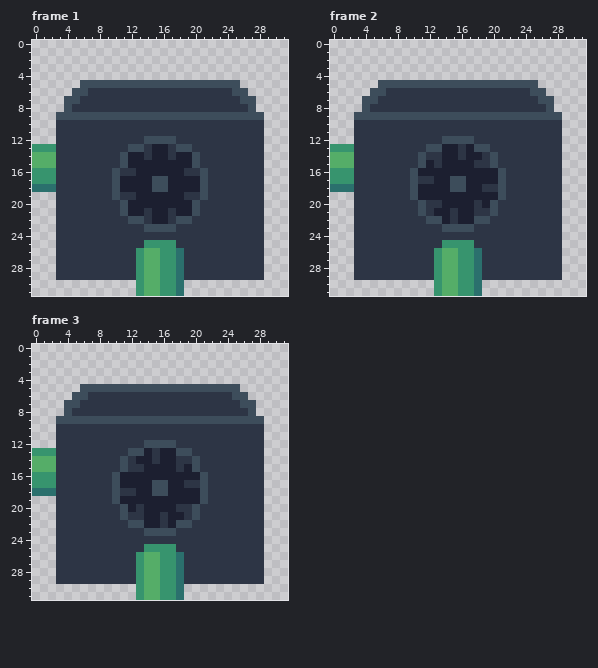
File history of a animated GIF sprite, src/assets/game/grate_machine_1_0_0_1.gif. Above, as it was before the edit.
The file is 32x32 pixels, 3 frames. Shown: frame 1, frame 2, frame 3.
Now the later version:
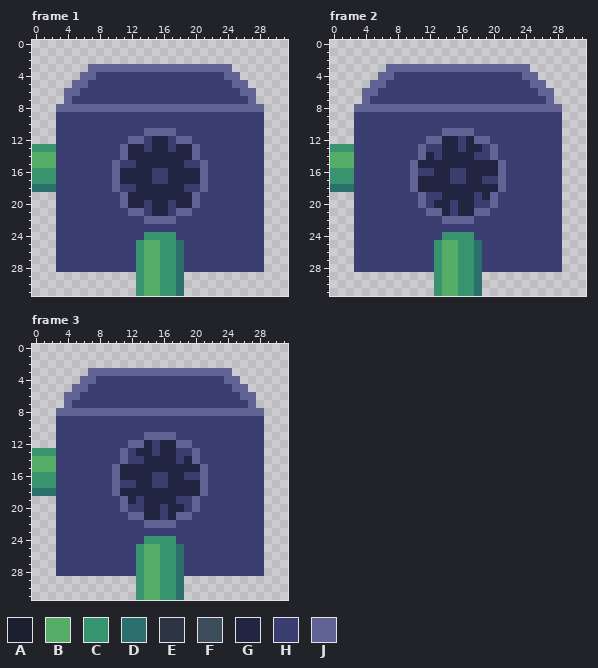
Palette (. is transparent): A #1c1f30  B #55ad68  C #37946e  D #2b706d  E #2d3545  F #3d4d5b  G #222541  H #3a3e70  J #616394
Change:
Changed rows in their new state; - is an unchanged pixel.
Frame 1:
first column x 3:
 3 ----JJJJJJJJJJJJJJJJJJ----
 4 ---JJHHHHHHHHHHHHHHHHJJ---
 5 --JJHHHHHHHHHHHHHHHHHHJJ--
 6 -JJHHHHHHHHHHHHHHHHHHHHJJ-
 7 -JHHHHHHHHHHHHHHHHHHHHHHJ-
 8 JJJJJJJJJJJJJJJJJJJJJJJJJJ
 9 HHHHHHHHHHHHHHHHHHHHHHHHHH
10 HHHHHHHHHHHHHHHHHHHHHHHHHH
11 HHHHHHHHHHHJJJJHHHHHHHHHHH
12 HHHHHHHHHJJHGGHJJHHHHHHHHH
13 HHHHHHHHJGGHGGHGGJHHHHHHHH
14 HHHHHHHHJGGGGGGGGJHHHHHHHH
15 HHHHHHHJHHGGGGGGHHJHHHHHHH
16 HHHHHHHJGGGGHHGGGGJHHHHHHH
17 HHHHHHHJGGGGHHGGGGJHHHHHHH
18 HHHHHHHJHHGGGGGGHHJHHHHHHH
19 HHHHHHHHJGGGGGGGGJHHHHHHHH
20 HHHHHHHHJGGHGGHGGJHHHHHHHH
21 HHHHHHHHHJJHGGHJJHHHHHHHHH
22 HHHHHHHHHHHJJJJHHHHHHHHHHH
23 HHHHHHHHHHHHHHHHHHHHHHHHHH
24 HHHHHHHHHHHCCCCHHHHHHHHHHH
25 HHHHHHHHHHCBB--DHHHHHHHHHH
26 HHHHHHHHHH------HHHHHHHHHH
27 HHHHHHHHHH------HHHHHHHHHH
28 HHHHHHHHHH------HHHHHHHHHH
29 ..........------..........
Frame 2:
first column x 3:
 3 ----JJJJJJJJJJJJJJJJJJ----
 4 ---JJHHHHHHHHHHHHHHHHJJ---
 5 --JJHHHHHHHHHHHHHHHHHHJJ--
 6 -JJHHHHHHHHHHHHHHHHHHHHJJ-
 7 -JHHHHHHHHHHHHHHHHHHHHHHJ-
 8 JJJJJJJJJJJJJJJJJJJJJJJJJJ
 9 HHHHHHHHHHHHHHHHHHHHHHHHHH
10 HHHHHHHHHHHHHHHHHHHHHHHHHH
11 HHHHHHHHHHHJJJJHHHHHHHHHHH
12 HHHHHHHHHJJGGHGJJHHHHHHHHH
13 HHHHHHHHJHHGGHGGHJHHHHHHHH
14 HHHHHHHHJGHGGGGHHJHHHHHHHH
15 HHHHHHHJGGGGGGGGGGJHHHHHHH
16 HHHHHHHJHHGGHHGGGGJHHHHHHH
17 HHHHHHHJGGGGHHGGHHJHHHHHHH
18 HHHHHHHJGGGGGGGGGGJHHHHHHH
19 HHHHHHHHJHHGGGGHGJHHHHHHHH
20 HHHHHHHHJHGGHGGHHJHHHHHHHH
21 HHHHHHHHHJJGHGGJJHHHHHHHHH
22 HHHHHHHHHHHJJJJHHHHHHHHHHH
23 HHHHHHHHHHHHHHHHHHHHHHHHHH
24 HHHHHHHHHHHCCCCHHHHHHHHHHH
25 HHHHHHHHHHCBB--DHHHHHHHHHH
26 HHHHHHHHHH------HHHHHHHHHH
27 HHHHHHHHHH------HHHHHHHHHH
28 HHHHHHHHHH------HHHHHHHHHH
29 ..........------..........
Frame 3:
first column x 3:
 3 ----JJJJJJJJJJJJJJJJJJ----
 4 ---JJHHHHHHHHHHHHHHHHJJ---
 5 --JJHHHHHHHHHHHHHHHHHHJJ--
 6 -JJHHHHHHHHHHHHHHHHHHHHJJ-
 7 -JHHHHHHHHHHHHHHHHHHHHHHJ-
 8 JJJJJJJJJJJJJJJJJJJJJJJJJJ
 9 HHHHHHHHHHHHHHHHHHHHHHHHHH
10 HHHHHHHHHHHHHHHHHHHHHHHHHH
11 HHHHHHHHHHHJJJJHHHHHHHHHHH
12 HHHHHHHHHJJGHGGJJHHHHHHHHH
13 HHHHHHHHJHGGHGGHHJHHHHHHHH
14 HHHHHHHHJHHGGGGHGJHHHHHHHH
15 HHHHHHHJGGGGGGGGGGJHHHHHHH
16 HHHHHHHJGGGGHHGGHHJHHHHHHH
17 HHHHHHHJHHGGHHGGGGJHHHHHHH
18 HHHHHHHJGGGGGGGGGGJHHHHHHH
19 HHHHHHHHJGHGGGGHHJHHHHHHHH
20 HHHHHHHHJHHGGHGGHJHHHHHHHH
21 HHHHHHHHHJJGGHGJJHHHHHHHHH
22 HHHHHHHHHHHJJJJHHHHHHHHHHH
23 HHHHHHHHHHHHHHHHHHHHHHHHHH
24 HHHHHHHHHHHCCCCHHHHHHHHHHH
25 HHHHHHHHHHCBB--DHHHHHHHHHH
26 HHHHHHHHHH------HHHHHHHHHH
27 HHHHHHHHHH------HHHHHHHHHH
28 HHHHHHHHHH------HHHHHHHHHH
29 ..........------..........
Boxes around the changes in both pictures, in picture pixels (x1, y1, x2, y2):
changed: (56, 64, 264, 280)
changed: (354, 64, 562, 280)
changed: (56, 368, 264, 584)
